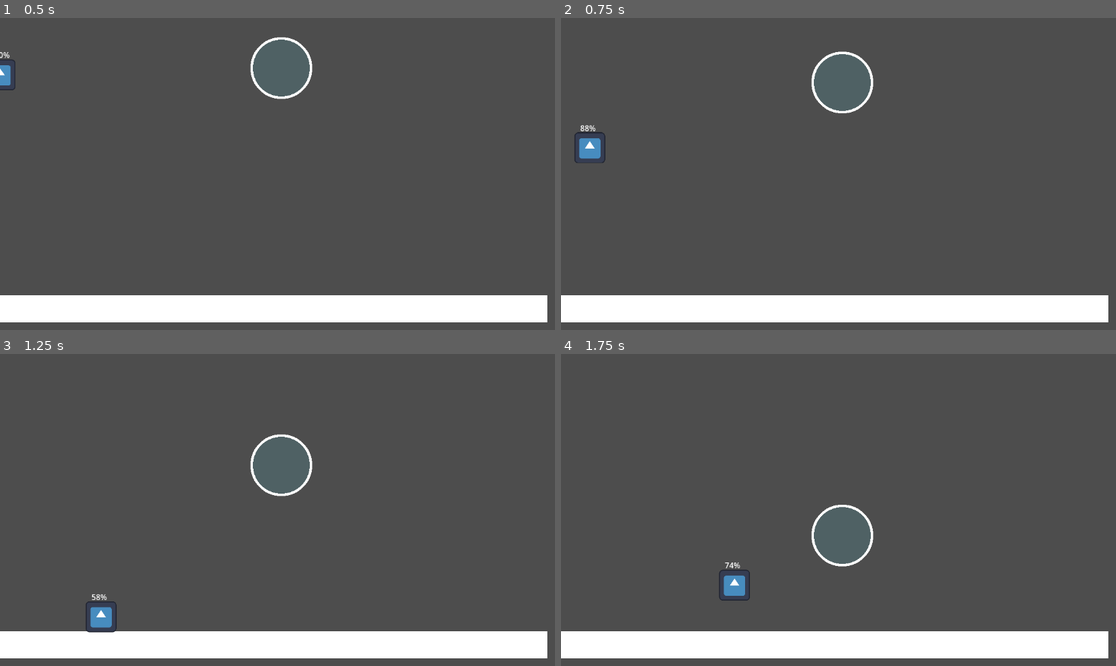
Above: before the commit, frames 1-4 (two rows, left to right).
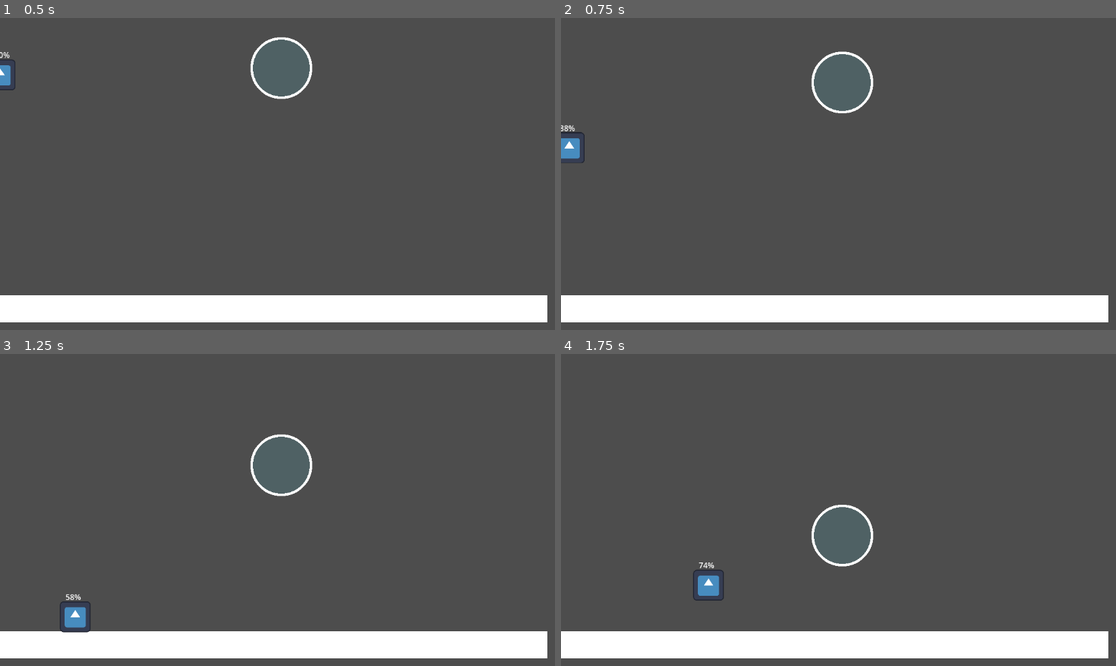
Above: after the commit, the same moments.

Repository: ron0studios/Global-Game-Jam-2025
Game: Godot game, scene res://objects/sandbox.tscn
Same seed, same stepped clock (60 frames per second), same inputs: the game is played once before the commit and once after it. The engine's default icon, where the game draws it, is replaced by a stand-in: a white triangle on a blue panel in a dark square.
Inputs (mouse positions are in pixels of both pictures, inside the frame that each line leads up to):
- Up to frame 1 (0.5 s): no input
- Up to frame 2 (0.75 s): move the mouse to (960, 158) at 0.52 s; hold Right (ui_right) from 0.53 s (still down); hold Space (blow) from 0.53 s (still down)
- Up to frame 3 (1.25 s): keep holding Right (ui_right); keep holding Space (blow); tap W (jump) at 0.77 s
- Up to frame 4 (1.75 s): keep holding Right (ui_right); move the mouse to (727, 525) at 1.27 s; release Space (blow) at 1.28 s; tap Space (blow) at 1.35 s; tap W (jump) at 1.52 s

Frame 1 is identical in both runs. In frame 2, 0.6% of the frame differs, in the area x 0-9%, y 34-47%; in frame 3, 0.7%, in the area x 10-22%, y 77-90%; in frame 4, 0.7%.

Commit message:
tweaking player movement
Made movement more slippery. Different ground/air stats.

Diff:
--- a/player.gd
+++ b/player.gd
@@ -1,14 +1,23 @@
 extends CharacterBody2D
 
 
-const SPEED = 300.0
+const MAX_SPEED = 300.0
+const GROUND_ACCEL = 1500.0
+const GROUND_DECEL = 2000.0
+const AIR_ACCEL = 800.0
+const AIR_DECEL = 400.0
 const JUMP_VELOCITY = -400.0
+
 var breath = 100
 
 
 func _physics_process(delta: float) -> void:
+	var accel = GROUND_ACCEL
+	var decel = GROUND_DECEL
 	# Add the gravity.
 	if not is_on_floor():
+		accel = AIR_ACCEL
+		decel = AIR_DECEL
 		velocity += get_gravity() * delta
 
 	# Handle jump.
@@ -19,9 +28,13 @@
 	# As good practice, you should replace UI actions with custom gameplay actions.
 	var direction := Input.get_axis("ui_left", "ui_right")
 	if direction:
-		velocity.x = direction * SPEED
+		velocity.x = clamp(velocity.x + direction * accel * delta, -MAX_SPEED, MAX_SPEED)
 	else:
-		velocity.x = move_toward(velocity.x, 0, SPEED)
+		if velocity.x > 0:
+			velocity.x = max(0, velocity.x - decel*delta)
+		if velocity.x < 0:
+			velocity.x = min(0, velocity.x + decel*delta)
+
 
 	if Input.is_action_pressed("blow"): #Space key
 		breath = max(0, breath-1)
